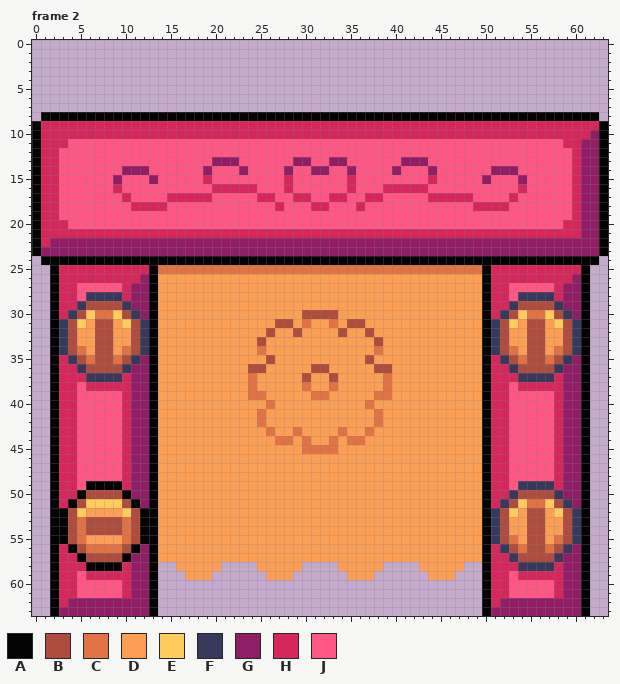
Two states of a pixel-art file, graphics/sub_area_gate.aseprite. Above is the file before it was changed.
64x64 pixels, 4 frames. Shown: frame 2. The commit also changed other frames, which this record leaves out.
Palette (. is transparent): A #030303  B #ae4c3e  C #e17243  D #fd9e55  E #ffcb5c  F #37385b  G #901e66  H #d6275c  J #ff5784
Once edited:
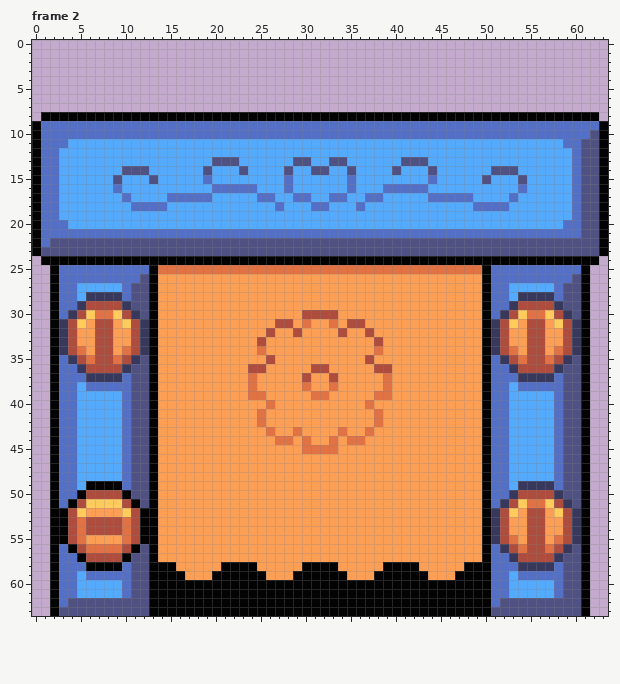
What changed:
layer "BG" added
colour G: #901e66 -> #4f5183
colour H: #d6275c -> #546fc6
colour J: #ff5784 -> #54aafd
Changed rows in their new state; - is a pixel that keeps its letter.
Frame 2, layer "BG":
first column x 14:
58 AA-----AAAA-----AAAA-----AAAA-----AA
59 AAA---AAAAAA---AAAAAA---AAAAAA---AAA
60 AAAAAAAAAAAAAAAAAAAAAAAAAAAAAAAAAAAA
61 AAAAAAAAAAAAAAAAAAAAAAAAAAAAAAAAAAAA
62 AAAAAAAAAAAAAAAAAAAAAAAAAAAAAAAAAAAA
63 AAAAAAAAAAAAAAAAAAAAAAAAAAAAAAAAAAAA
Boxes around the changes in both pictures, in picture pixels (x1, y1, x2, y2):
changed: (41, 121, 599, 616)
